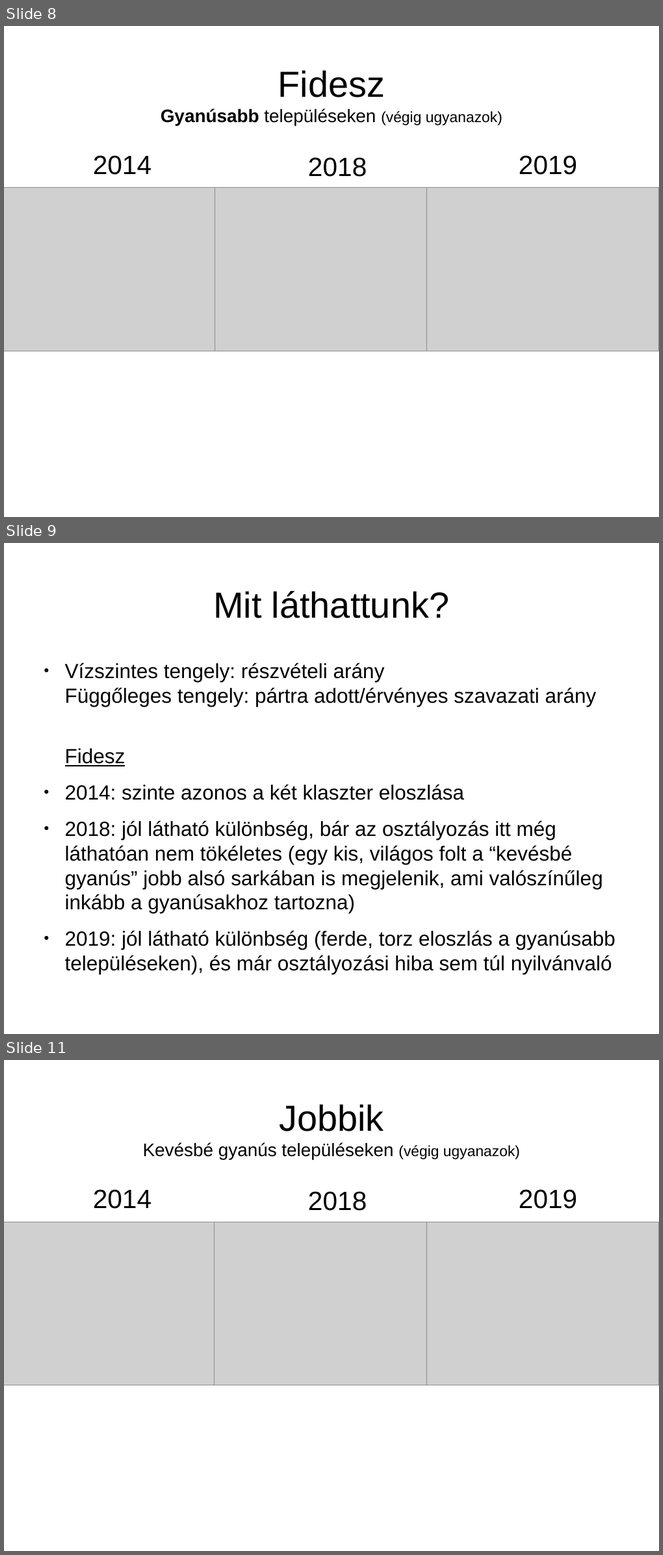
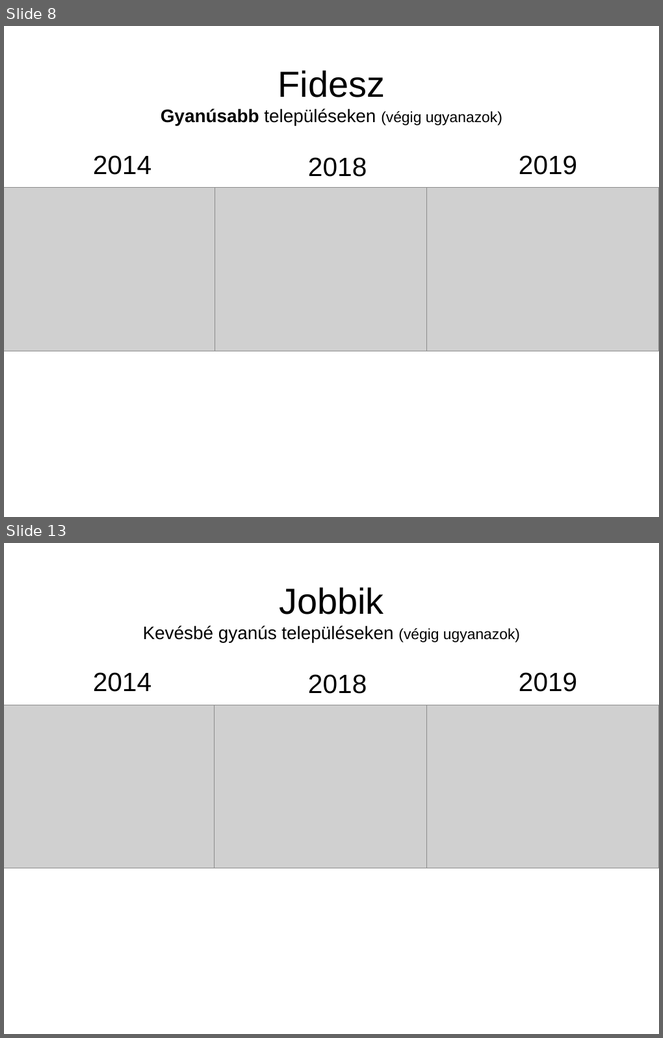
Before and after one commit to brezniczky/ep_elections_2019_hun, a slide deck: slides/hun/slides.odp. Shown one above the other, each under a label of ours: slides 8, 9 and 11 before the commit, slides 8 and 13 after it; the slides between them are not shown. The pictures are 663x1555 and 663x1038 pixels, drawn with LibreOffice and Linux fonts; fonts in the diff are those of the drawing; grey boxes stand for pictures. Boxes give left, top, right and bottom in pixels: in the first picture for what was removed or moved away, otherwise in the second. Text is boxed around its words. In the diff, an @@ line names an element or a change of style, - is before the commit and + after.

```diff
--- a/slides/hun/slides.odp
+++ b/slides/hun/slides.odp
@@ slide 9 removed at (4,543,659,1034), background #FFFFFF @@
@@ title removed at (213,591,449,618) @@
-Mit láthattunk?
@@ text removed at (65,663,616,975) @@
-● Vízszintes tengely: részvételi arány
-  Függőleges tengely: pártra adott/érvényes szavazati arány
-Fidesz
-● 2014: szinte azonos a két klaszter eloszlása
-● 2018: jól látható különbség, bár az osztályozás itt még láthatóan nem tökéletes (egy kis, világos folt a “kevésbé gyanús” jobb alsó sarkában is megjelenik, ami valószínűleg inkább a gyanúsakhoz tartozna)
-● 2019: jól látható különbség (ferde, torz eloszlás a gyanúsabb településeken), és már osztályozási hiba sem túl nyilvánvaló
@@ what was slide 11 is now slide 13 @@
```
Also in this commit, not shown: 6 slides changed, 14 slides added, 1 other slide removed, 2 other files.
